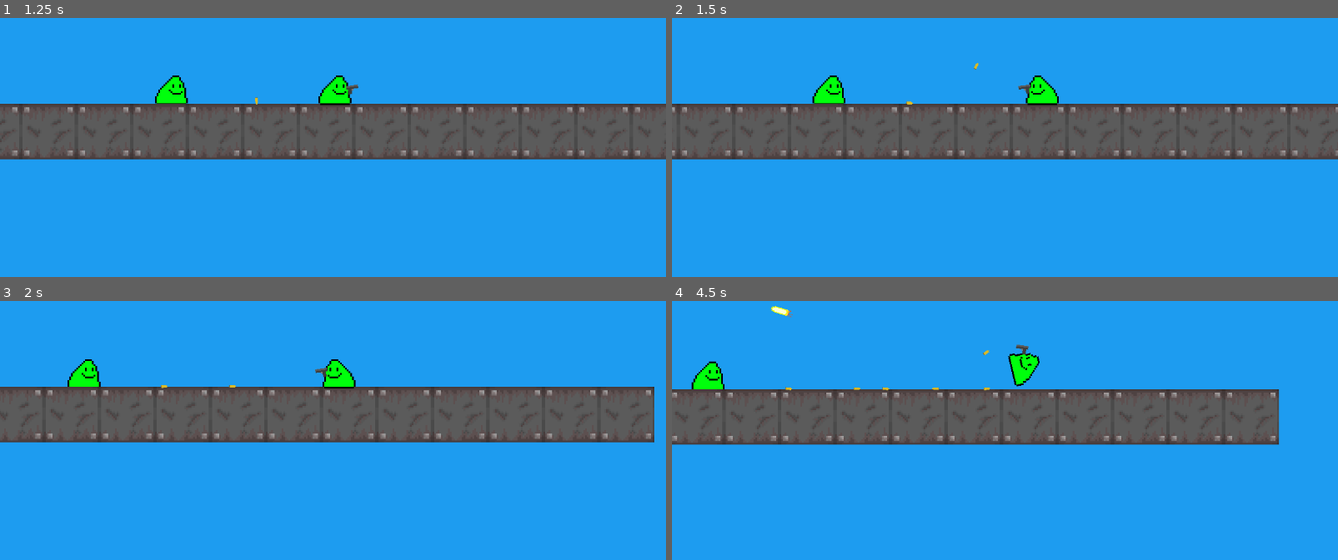
Above: before the commit, frames 1-4 (two rows, left to right).
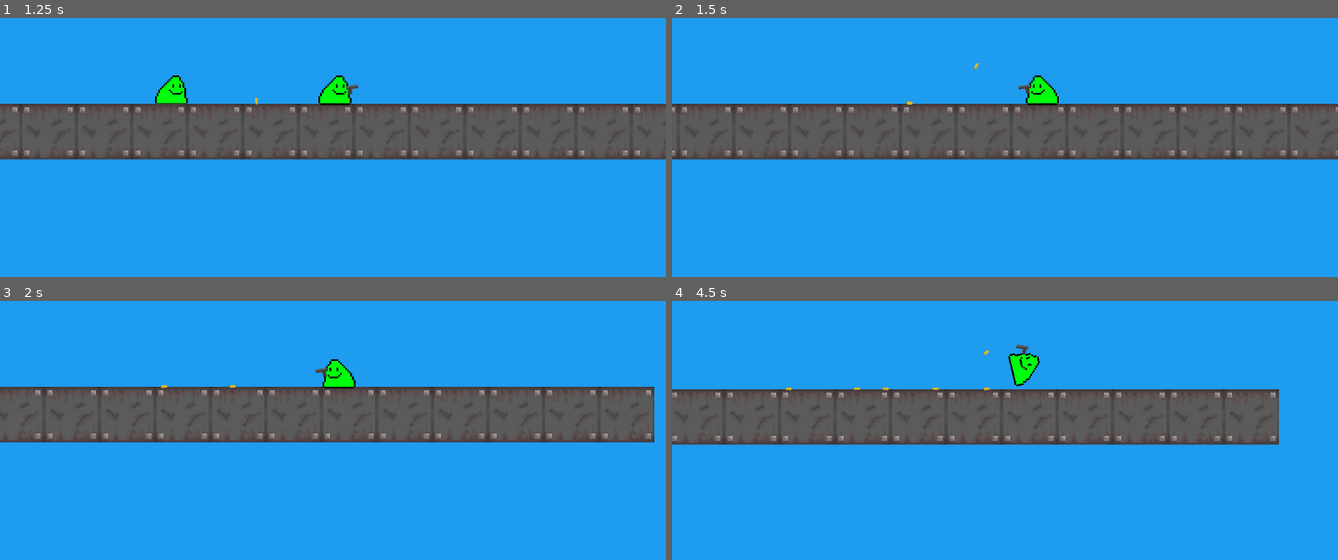
Above: after the commit, the same moments.

Repository: a0fefd/blobs-with-guns-remastered
Game: Godot game, scene res://scenes/levels/world.tscn
Two runs of this game, one before a commit and one after it. Both use one fixed random seed, a clock stepped at 60 frames per second and the inputs below.
Inputs (mouse positions are in pixels of both pictures, inside the frame that each line leads up to):
- Up to frame 1 (1.25 s): move the mouse to (479, 72) at 0.52 s; click (479, 72) at 0.6 s
- Up to frame 2 (1.5 s): move the mouse to (871, 108) at 1.27 s; click (871, 108) at 1.35 s
- Up to frame 3 (2 s): no input
- Up to frame 4 (4.5 s): move the mouse to (outside the picture) at 2.02 s; click (outside the picture) at 2.1 s; tap Enter at 2.75 s; move the mouse to (971, 448) at 2.77 s; click (971, 448) at 2.85 s; move the mouse to (1204, 427) at 3.52 s; click (1204, 427) at 3.6 s; move the mouse to (805, 316) at 4.27 s; click (805, 316) at 4.35 s

Frame 1 is identical in both runs. In frame 2, 0.4% of the frame differs, in the area x 21-27%, y 22-34%; in frame 3, 0.4%; in frame 4, 0.5%, in the area x 2-19%, y 1-35%.

Commit message:
Fix bullet range bug

Diff:
--- a/project.godot
+++ b/project.godot
@@ -18,6 +18,10 @@
 boot_splash/use_filter=false
 config/icon="res://sprites/logos/Blobs_guns_thumbnail.png"
 
+[display]
+
+window/size/mode=3
+
 [input]
 
 fire={
--- a/scripts/bullet.gd
+++ b/scripts/bullet.gd
@@ -4,9 +4,8 @@
 @export var speed = 1000
 @export var bullet_range = 100
 
-@onready var bullet_origin = global_position
-
 var shot_from
+var bullet_origin
 
 
 func _process(delta):
--- a/scripts/gun.gd
+++ b/scripts/gun.gd
@@ -38,3 +38,4 @@
 	world.add_child(bullet_inst)
 	bullet_inst.global_transform = barrel_end.global_transform
 	bullet_inst.shot_from = owner
+	bullet_inst.bullet_origin = global_position
